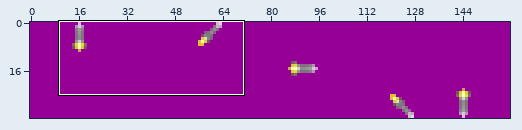
File history of a sprite sheet, data.bos/graphics/elites/missile/rocket.png. The first picture is a wide view before the edit; the outline marks the close-up.
Close-up. As it was:
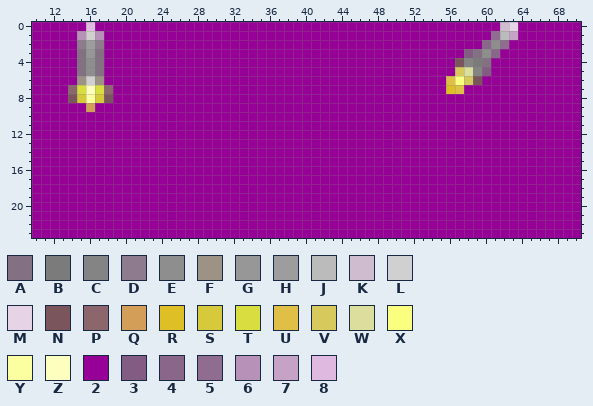
The file is 160x32 pixels. Colours within 5 levels of each other are drawn and written as one. Shown: x 10..70, y 0..23. The commit also changed other parts of the picture, which this record leaves out.
Palette (. is transparent): A #837083  B #7b7b7b  C #848484  D #8e7b8e  E #8e8e8e  F #9c9285  G #979797  H #9d9d9d  J #bbbbbb  K #cfbccf  L #d0d0d0  M #e6d3e6  N #7a555b  P #8b676d  Q #d39f58  R #debf26  S #d6c93c  T #d8de3f  U #dfbf45  V #d7c95c  W #dcde9e  X #fbff80  Y #fcff9f  Z #fdffbf  2 #960096  3 #825c82  4 #8b668b  5 #916c91  6 #b791b7  7 #c7a2c7  8 #dfb9df
Once edited:
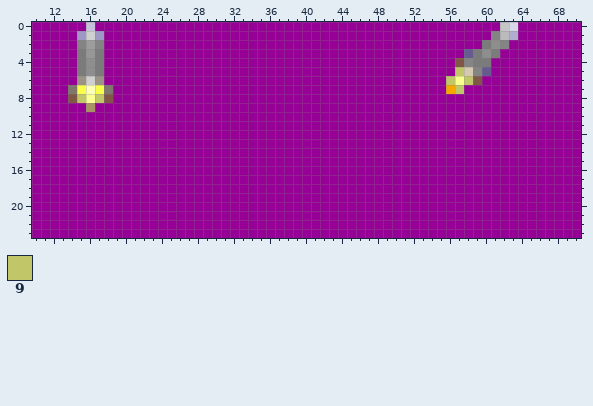
Colours new in this view: 9 #c1c769
Edits made:
colour 3: #825c82 -> #665a90
colour 6: #b791b7 -> #9e98c5
colour 7: #c7a2c7 -> #b1add1
colour 8: #dfb9df -> #c5c1dc
colour K: #cfbccf -> #c6c6c6
colour M: #e6d3e6 -> #d8d6e8
colour N: #7a555b -> #805747
colour P: #8b676d -> #7f776c
colour Q: #d39f58 -> #aa9265
colour R: #debf26 -> #f6a800
colour T: #d8de3f -> #f9ff49
colour W: #dcde9e -> #d5c9b2
colour X: #fbff80 -> #f8ff8c
colour Y: #fcff9f -> #fbff92
colour Z: #fdffbf -> #fcffb6
Changed rows in their new state; - is a pixel that keeps its letter.
first column x 15:
 1 ----------------------------------------------C-
 2 C-C------------------------------------------B-C
 3 B-B-----------------------------------------B-B-
 4 B-B------------------------------------------B--
 5 B-B---------------------------------------9-----
 6 -----------------------------------------9-9----
 7 ------------------------------------------9-----
 8 9-9---------------------------------------------
